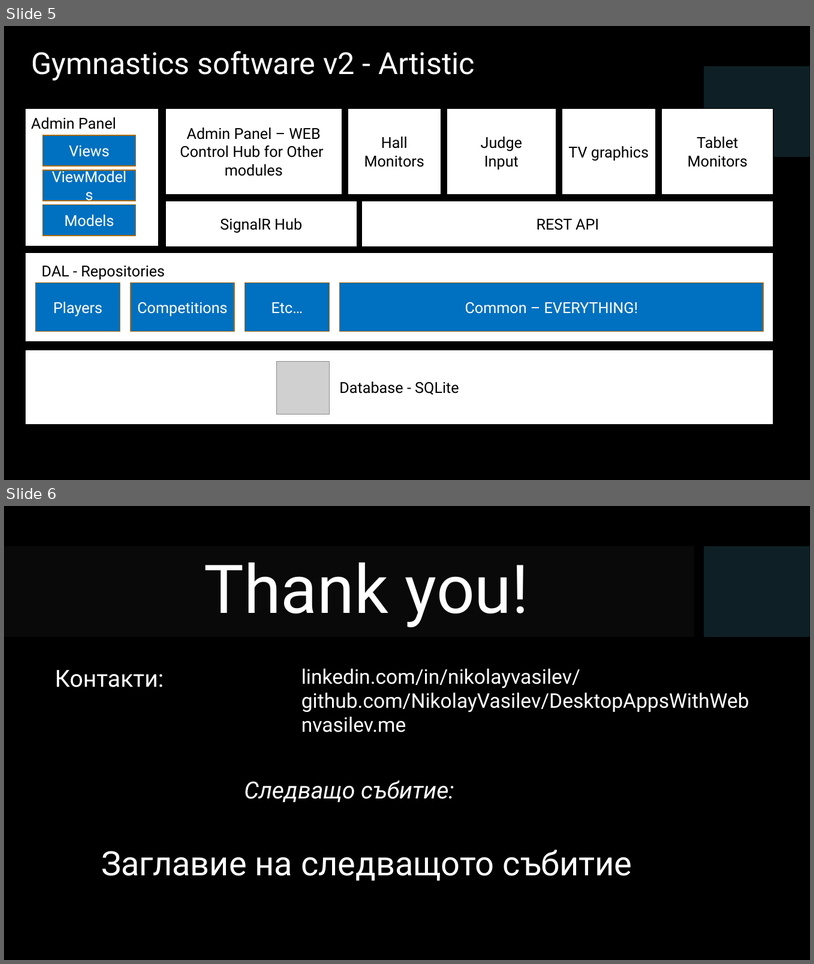
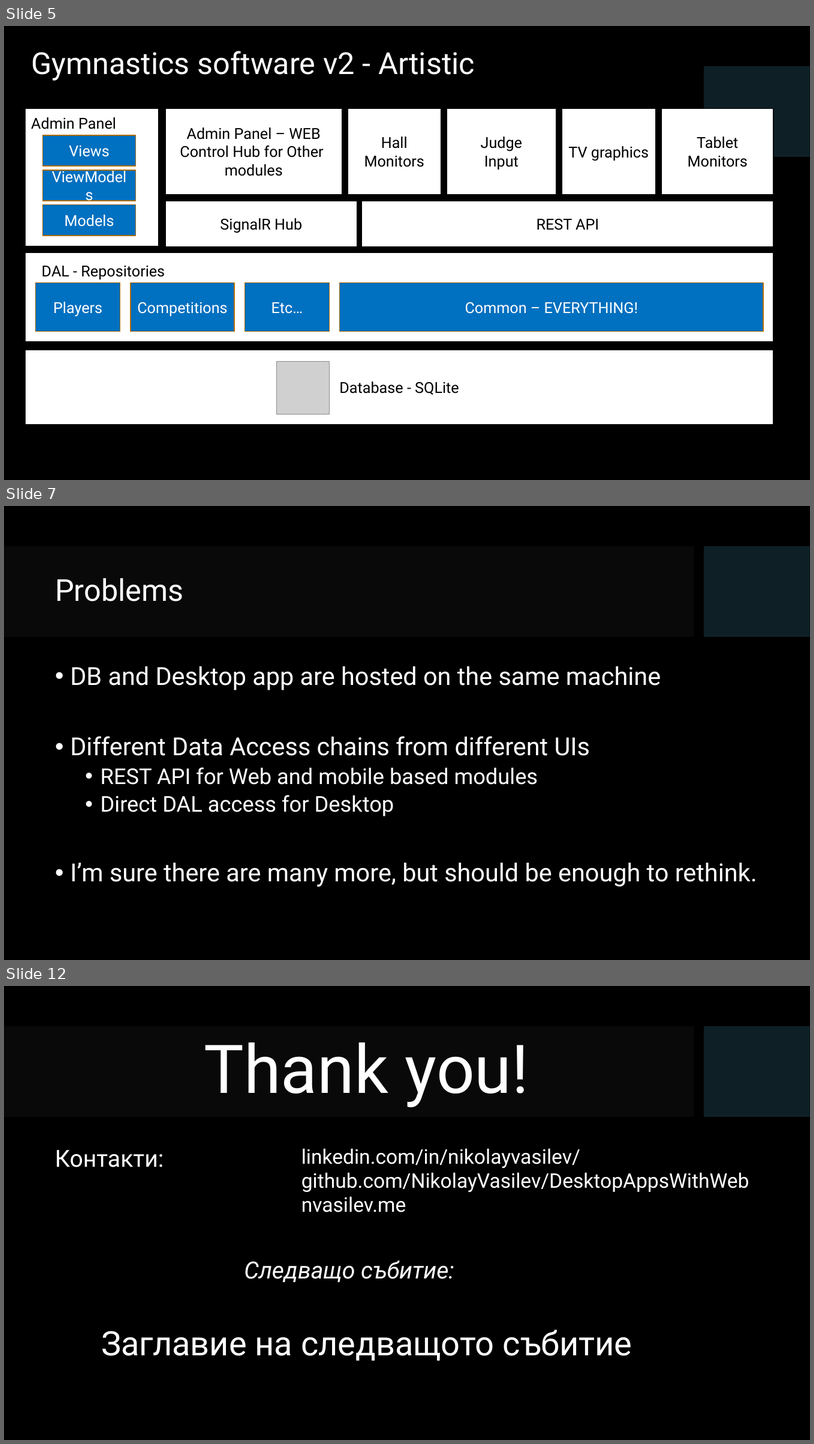
Before and after one commit to NikolayVasilev/DesktopAppsWithWeb, a slide deck: Presentation/DesktopAppsWithWeb.pptx. Shown one above the other, each under a label of ours: slides 5 and 6 before the commit, slides 5, 7 and 12 after it; the slides between them are not shown. The pictures are 814x964 and 814x1444 pixels, drawn with LibreOffice and Linux fonts; fonts in the diff are those of the drawing; grey boxes stand for pictures; background and template pictures are left out. Boxes give left, top, right and bottom in pixels: in the first picture for what was removed or moved away, otherwise in the second. Text is boxed around its words. In the diff, an @@ line names an element or a change of style, - is before the commit and + after.

```diff
--- a/Presentation/DesktopAppsWithWeb.pptx
+++ b/Presentation/DesktopAppsWithWeb.pptx
@@ slide 7 added at box(4, 506, 810, 960), background picture (left out); not listed: 2 template elements that a slide beside it also shows @@
@@ title added at box(55, 578, 183, 601), 36 pt, text #FFFFFF @@
+Problems
@@ text added at box(70, 666, 758, 886), 29.6 pt, text #FFFFFF @@
+• DB and Desktop app are hosted on the same machine
+• Different Data Access chains from different UIs
+  • REST API for Web and mobile based modules
+  • Direct DAL access for Desktop
+• I’m sure there are many more, but should be enough to rethink.
@@ what was slide 6 is now slide 12 @@
```
Also in this commit, not shown: 1 slide changed, 5 other slides added.
